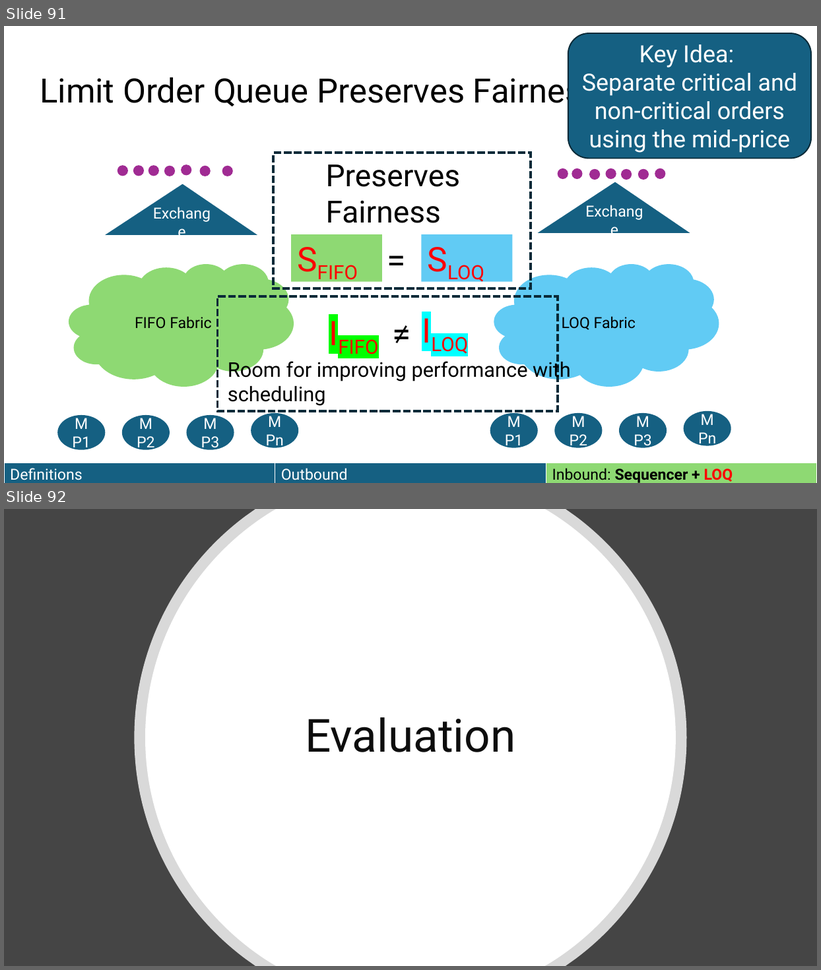
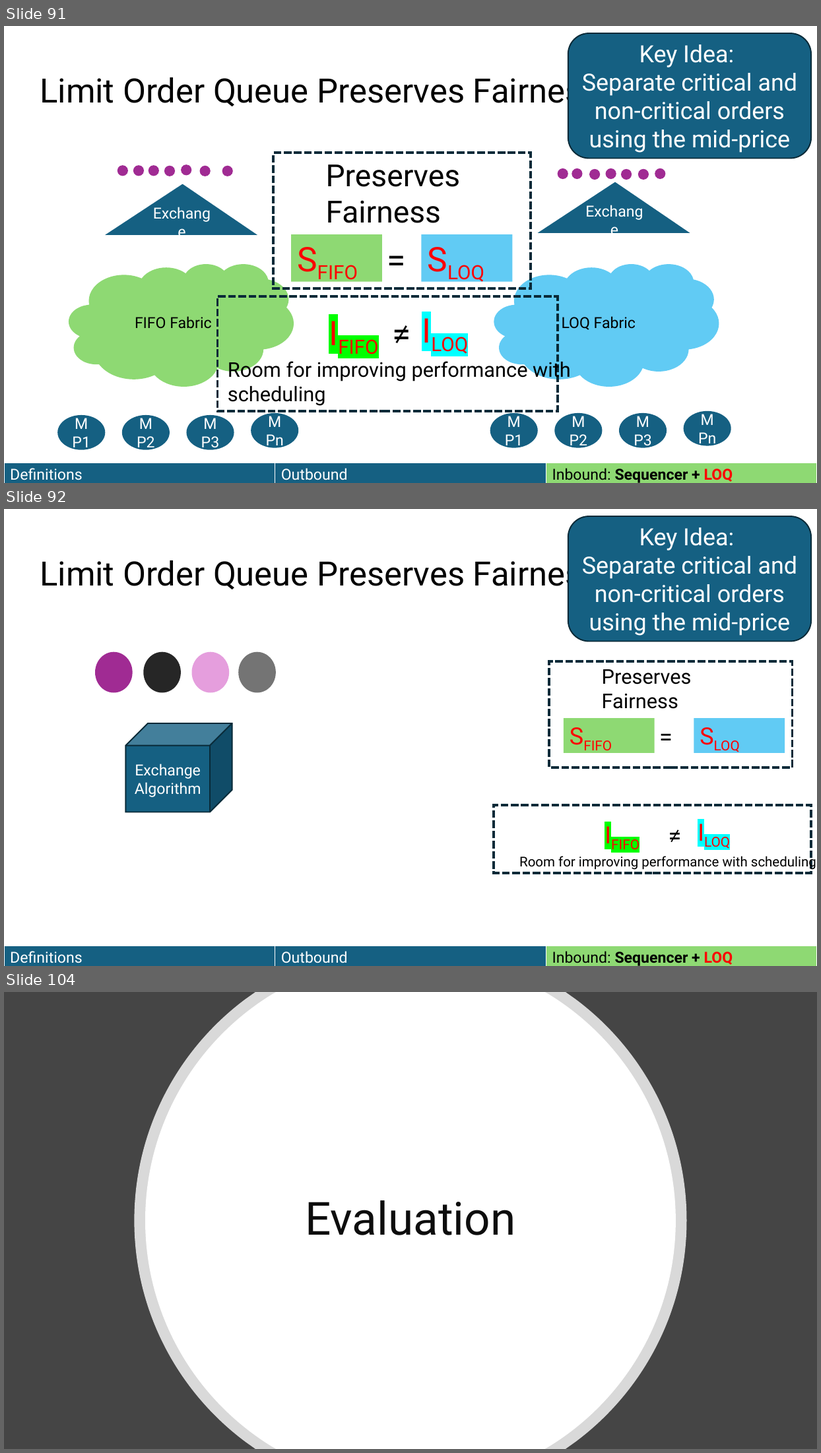
Before and after one commit to HaseebLUMS/Onyx-Presentation, a slide deck: thesis-latency-fairness.pptx. Shown one above the other, each under a label of ours: slides 91 and 92 before the commit, slides 91, 92 and 104 after it; the slides between them are not shown. The pictures are 821x970 and 821x1453 pixels, drawn with LibreOffice and Linux fonts; fonts in the diff are those of the drawing. Boxes give left, top, right and bottom in pixels: in the first picture for what was removed or moved away, otherwise in the second. Text is boxed around its words. In the diff, an @@ line names an element or a change of style, - is before the commit and + after.

```diff
--- a/thesis-latency-fairness.pptx
+++ b/thesis-latency-fairness.pptx
@@ slide 92 added at (4,509,817,966), background #FFFFFF @@
@@ rounded rectangle added at (568,516,812,642), fill #156082, outline #092A39 1.5 pt, 28 pt, text #FFFFFF @@
+Key Idea:
+Separate critical and non-critical orders using the mid-price
@@ title added at (40,555,600,593), 39.6 pt, text #000000 @@
+Limit Order Queue Preserves Fairness
@@ ellipse added at (95,652,132,693), fill #A02B93 @@
@@ ellipse added at (144,652,181,693), fill #262626 @@
@@ ellipse added at (192,652,229,693), fill #E59EDD @@
@@ ellipse added at (238,652,275,693), fill #747474 @@
@@ rectangle added at (549,661,793,768), outline #092A39 3 pt dashed @@
@@ text added at (602,669,692,709), 24 pt, text #000000 @@
+Preserves Fairness
@@ cube added at (126,723,232,813), fill #156082, outline #092A39 1.5 pt, 18 pt, text #FFFFFF @@
+Exchange Algorithm
@@ rectangle added at (564,718,655,753), fill #8ED973, 28 pt, text #FF0000 @@
+SFIFO
@@ text added at (653,719,688,754), 28 pt, text #000000 @@
+=
@@ rectangle added at (694,718,785,753), fill #61CBF4, 28 pt, text #FF0000 @@
+SLOQ
@@ rectangle added at (494,805,812,874), outline #092A39 3 pt dashed @@
@@ text added at (599,817,667,852), 28 pt, text #FF0000 @@
+IFIFO
@@ text added at (663,818,698,852), 28 pt, text #000000 @@
+≠
@@ text added at (692,815,760,850), 28 pt, text #FF0000 @@
+ILOQ
@@ text added at (519,854,816,870), 16 pt, text #000000 @@
+Room for improving performance with scheduling
@@ table added at (4,947,816,966), 1 rows, 3 columns @@
+Definitions | Outbound | Inbound: Sequencer + LOQ
@@ what was slide 92 is now slide 104 @@
```
Also in this commit, not shown: 11 other slides added.
